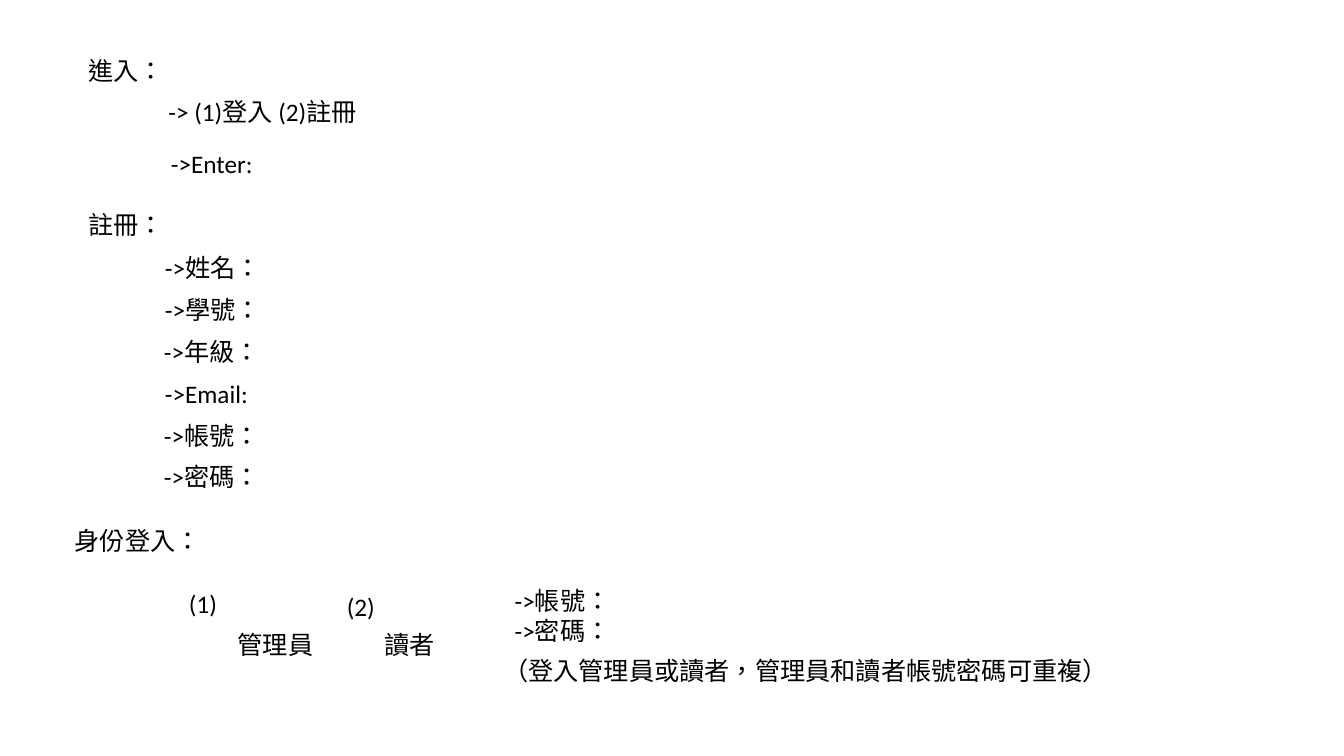
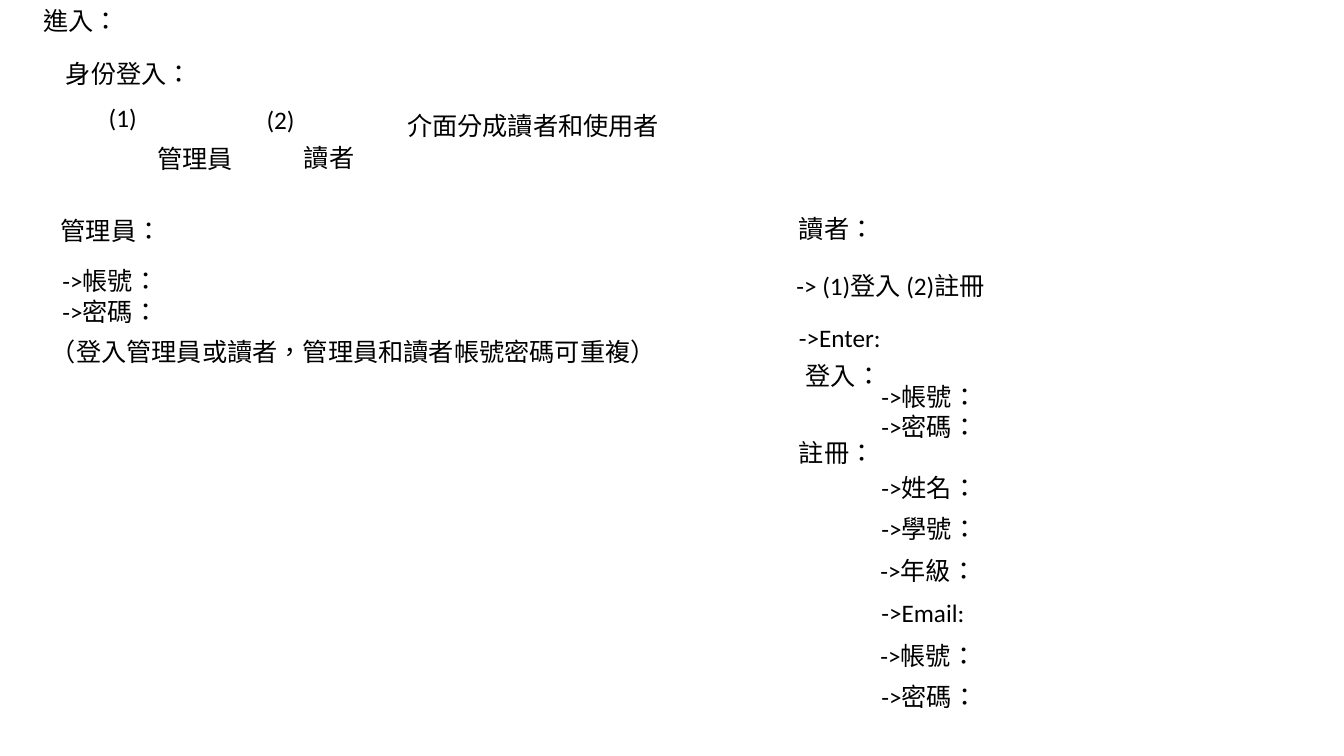
Before and after one commit to 1508leo/PD_Final_Project, a slide deck: slide 2 of outline.pptx. Drawn at 1344x756 pixels with LibreOffice and Linux fonts; fonts in the diff are those of the drawing. Boxes give left, top, right and bottom in pixels: in the first picture for what was removed or moved away, otherwise in the second. Text is boxed around its words. In the diff, an @@ line names an element or a change of style, - is before the commit and + after.

Commit message:
4/21

```diff
--- a/outline.pptx
+++ b/outline.pptx
@@ text "進入：": place and size @@
-text "進入：" at (88, 59, 164, 82)
+text "進入：" at (43, 9, 119, 32)
@@ text "身份登入：": place and size @@
-text "身份登入：" at (75, 529, 201, 552)
+text "身份登入：" at (66, 62, 192, 85)
@@ text added at (407, 113, 659, 137), 18 pt, text #000000 @@
+介面分成讀者和使用者
@@ 4 texts: place and size @@
-4 texts at (189, 594, 434, 656)
+4 texts at (109, 108, 354, 170)
@@ text added at (61, 218, 162, 242), 18 pt, text #000000 @@
+管理員：
@@ text added at (799, 216, 875, 240), 18 pt, text #000000 @@
+讀者：
@@ text "->帳號：": place and size @@
-text "->帳號：" at (515, 589, 611, 642)
+text "->帳號：" at (62, 270, 158, 323)
@@ text "-> (1)登入 (2)註冊": place and size @@
-text "-> (1)登入 (2)註冊" at (194, 100, 356, 125)
+text "-> (1)登入 (2)註冊" at (822, 274, 984, 299)
@@ text "->Enter:": place and size @@
-text "->Enter:" at (171, 156, 253, 173)
+text "->Enter:" at (799, 330, 881, 347)
@@ text "（登入管理員或讀者，管理員和讀者帳號密碼可重複）": place and size @@
-text "（登入管理員或讀者，管理員和讀者帳號密碼可重複）" at (503, 658, 1108, 683)
+text "（登入管理員或讀者，管理員和讀者帳號密碼可重複）" at (51, 339, 656, 364)
@@ text added at (806, 364, 882, 387), 18 pt, text #000000 @@
+登入：
@@ text added at (881, 385, 977, 438), 18 pt, text #000000 @@
+->帳號：
+->密碼：
@@ text "註冊：": place and size @@
-text "註冊：" at (88, 213, 164, 236)
+text "註冊：" at (799, 441, 875, 464)
@@ 5 texts: place and size @@
-5 texts at (164, 257, 261, 447)
+5 texts at (880, 477, 977, 667)
@@ text "->密碼：": place and size @@
-text "->密碼：" at (164, 465, 260, 488)
+text "->密碼：" at (881, 685, 977, 708)
```
Also in this commit, not shown: 1 other slide changed.
